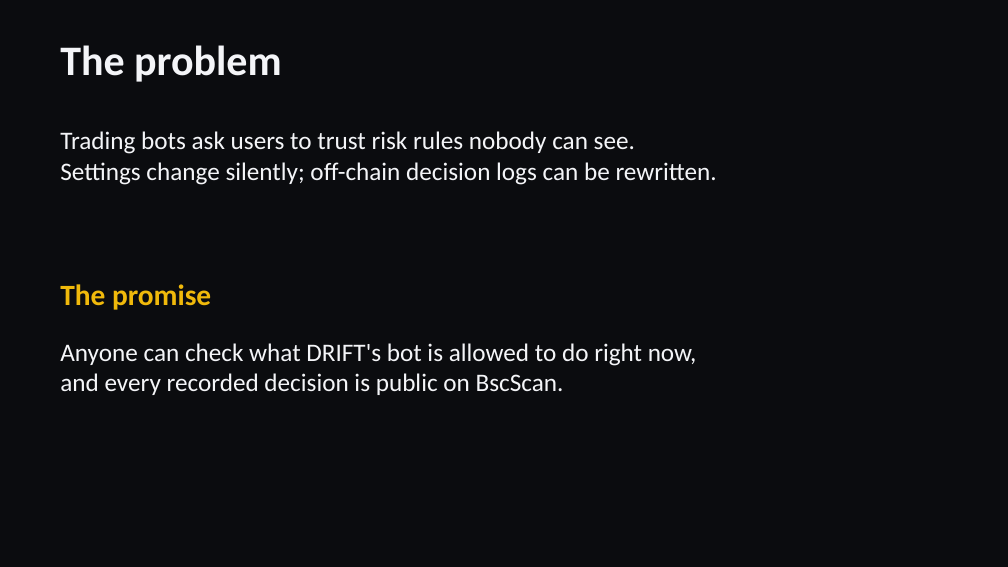
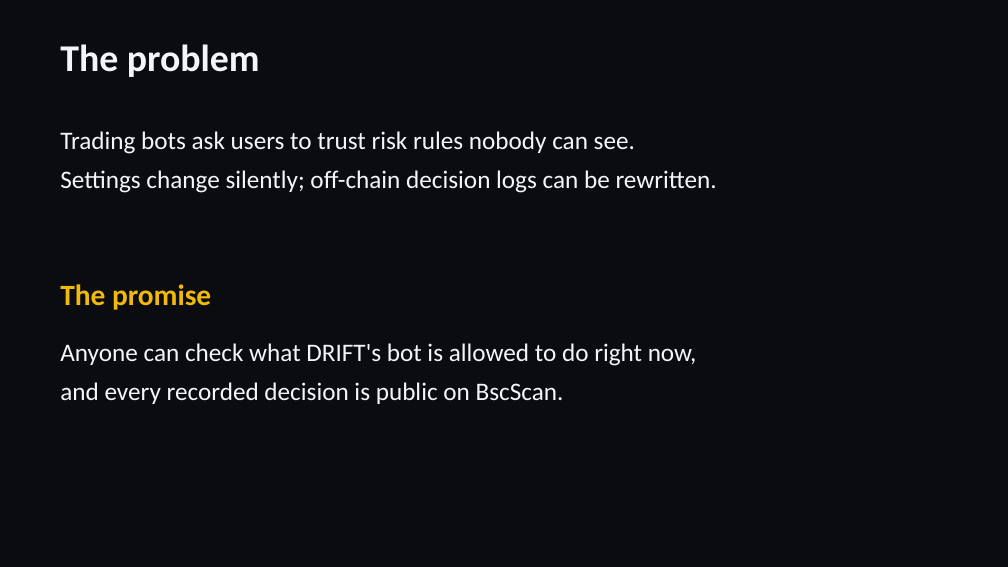
Before and after one commit to Stylenecy/seed-bnb, a slide deck: slide 2 of drift/docs/submission/DRIFT-pitch.pptx. Drawn at 1008x567 pixels with LibreOffice and Linux fonts; fonts in the diff are those of the drawing. Boxes give left, top, right and bottom in pixels: in the first picture for what was removed or moved away, otherwise in the second. Text is boxed around its words. In the diff, an @@ line names an element or a change of style, - is before the commit and + after.

```diff
--- a/drift/docs/submission/DRIFT-pitch.pptx
+++ b/drift/docs/submission/DRIFT-pitch.pptx
@@ text "The problem" at (60, 44, 260, 77): size 40 to 36 pt; more space between paragraphs @@
@@ text at (60, 131, 717, 193): text changed @@
-Trading bots ask users to trust risk rules nobody can see.
-Settings change silently; off-chain decision logs can be rewritten.
+Trading bots ask users to trust risk rules nobody can see.
+Settings change silently; off-chain decision logs can be rewritten.
@@ text at (60, 343, 697, 404): text changed @@
-Anyone can check what DRIFT's bot is allowed to do right now,
-and every recorded decision is public on BscScan.
+Anyone can check what DRIFT's bot is allowed to do right now,
+and every recorded decision is public on BscScan.
```
Also in this commit, not shown: 2 other slides changed, 7 slides added, 3 slides removed, 1 other file.
